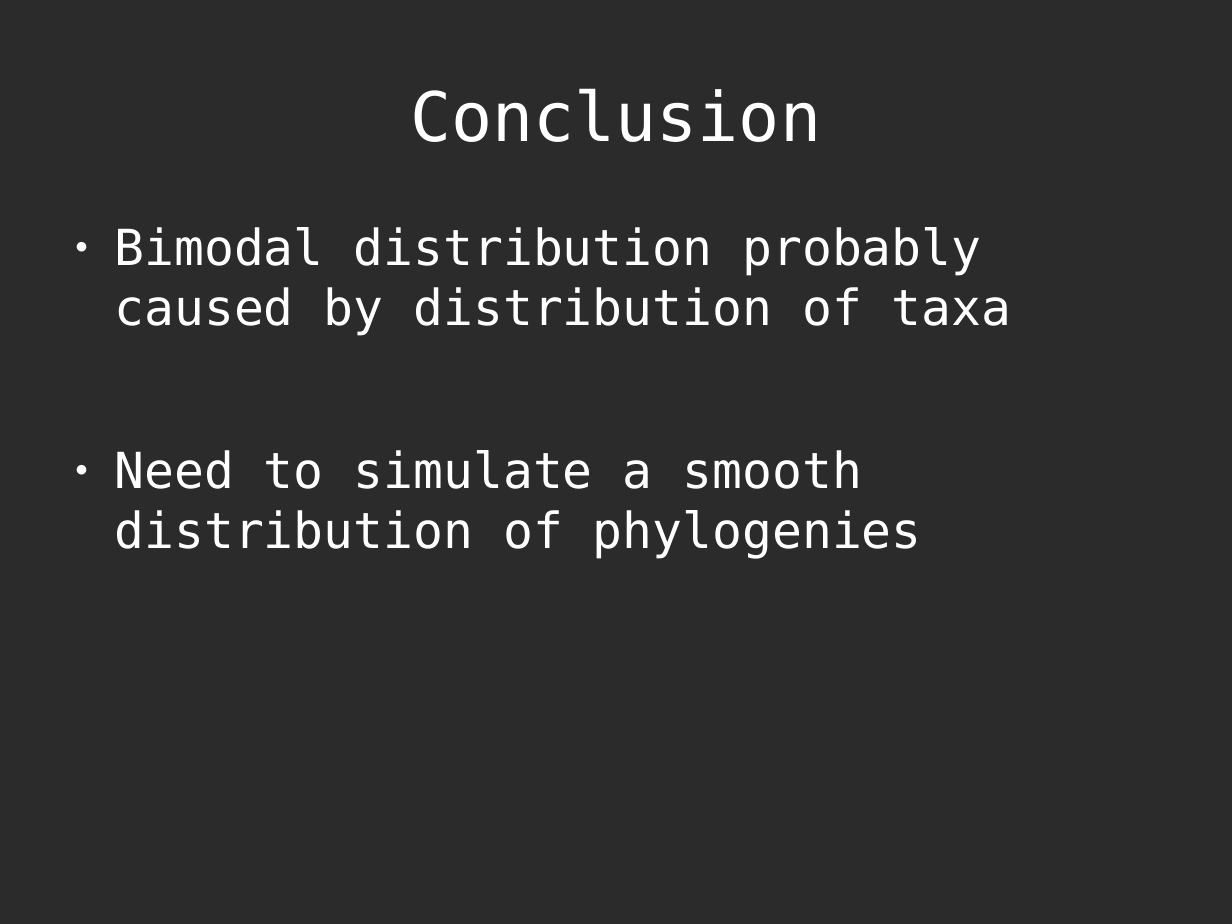
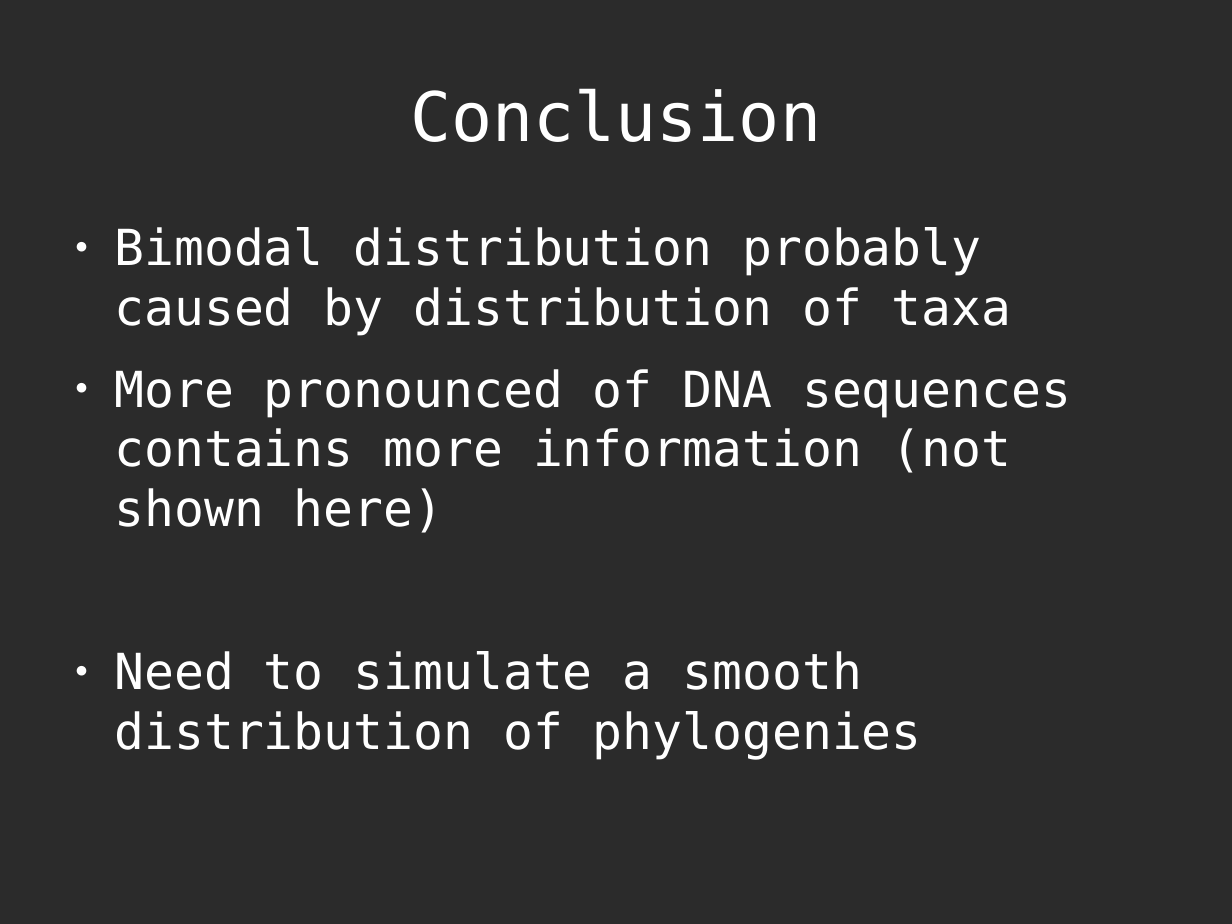
Before and after one commit to richelbilderbeek/Science, a slide deck: slide 19 of Bilderbeek20161214TeceMeeting/20161214TeceMeeting.odp (slide 17 before the commit). Drawn at 1232x924 pixels with LibreOffice and Linux fonts; fonts in the diff are those of the drawing; background and template pictures are left out; a plain dark background stands for a picture behind light text. Boxes give left, top, right and bottom in pixels: in the first picture for what was removed or moved away, otherwise in the second. Text is boxed around its words. In the diff, an @@ line names an element or a change of style, - is before the commit and + after.

```diff
--- a/Bilderbeek20161214TeceMeeting/20161214TeceMeeting.odp
+++ b/Bilderbeek20161214TeceMeeting/20161214TeceMeeting.odp
@@ text at box(114, 369, 1071, 533): paragraph added @@
+● More pronounced of DNA sequences contains more information (not shown here)
```
Also in this commit, not shown: 6 other slides changed, 3 slides added, 1 slide removed, 8 other files.
